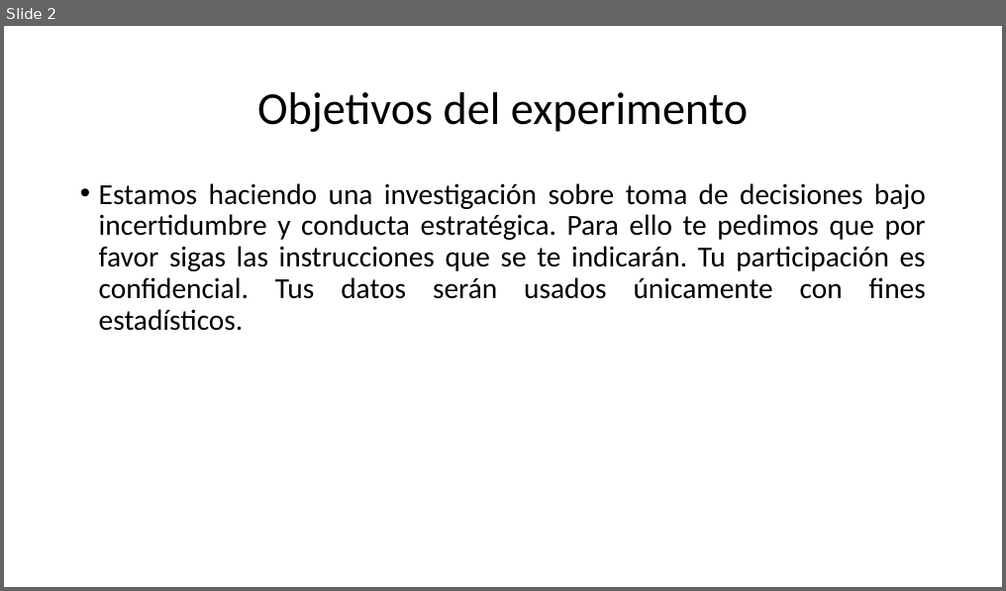
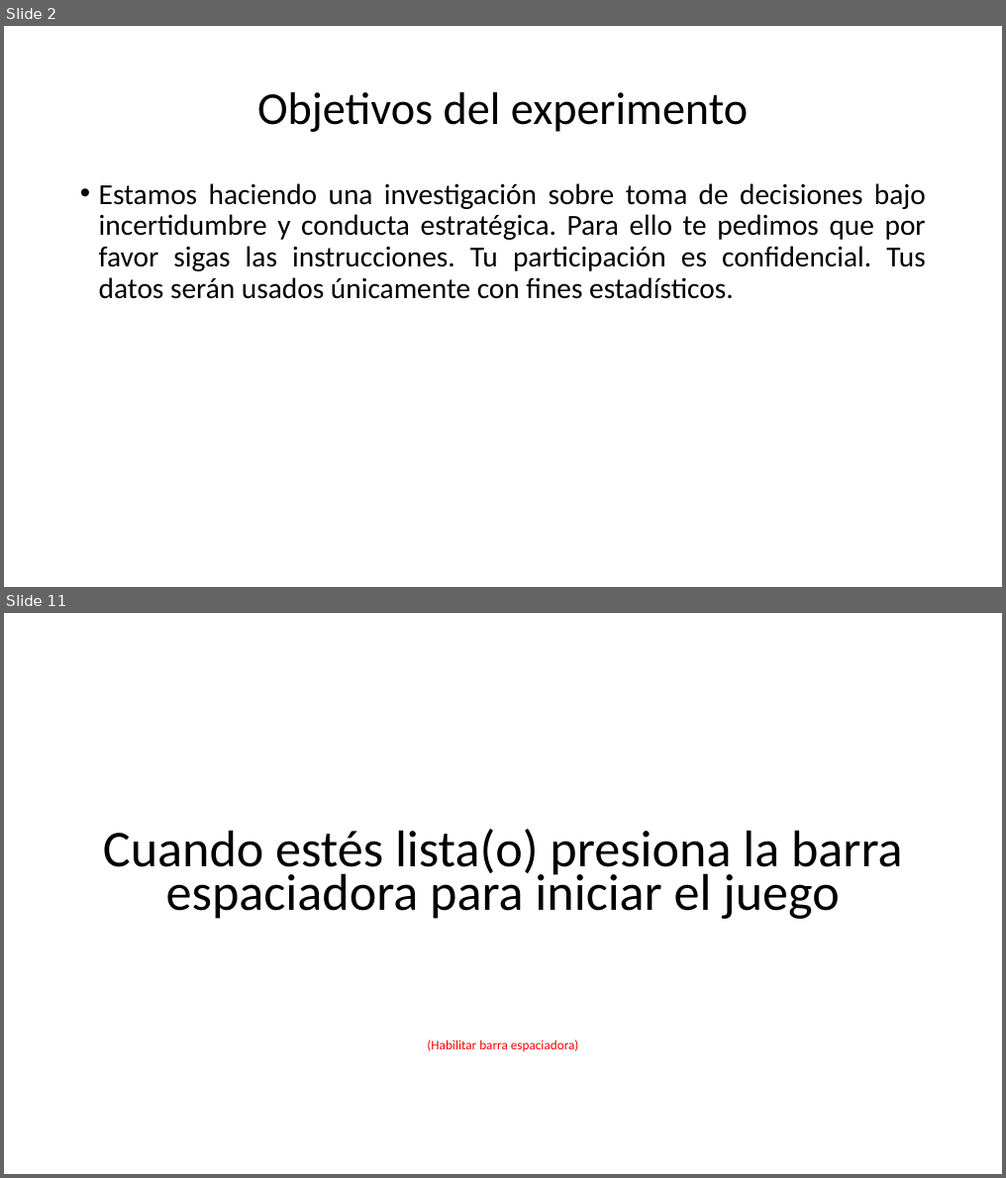
Before and after one commit to ManuelVU/Games-and-Quantal-Equilibrium, a slide deck: Instrucciones.pptx. Shown one above the other, each under a label of ours: slide 2 before the commit, slides 2 and 11 after it; the slides between them are not shown. The pictures are 1006x591 and 1006x1178 pixels, drawn with LibreOffice and Linux fonts; fonts in the diff are those of the drawing. Boxes give left, top, right and bottom in pixels: in the first picture for what was removed or moved away, otherwise in the second. Text is boxed around its words. In the diff, an @@ line names an element or a change of style, - is before the commit and + after.

```diff
--- a/Instrucciones.pptx
+++ b/Instrucciones.pptx
@@ slide 11 added at (x1=4, y1=613, x2=1002, y2=1174), background #FFFFFF @@
@@ text added at (x1=103, y1=829, x2=903, y2=1052), 49.7 pt, text #000000 @@
+Cuando estés lista(o) presiona la barra espaciadora para iniciar el juego
+(Habilitar barra espaciadora)
@@ slide 2 changed as well @@
@@ text at (x1=99, y1=183, x2=926, y2=299): text changed @@
-• Estamos haciendo una investigación sobre toma de decisiones bajo incertidumbre y conducta estratégica. Para ello te pedimos que por favor sigas las instrucciones que se te indicarán. Tu participación es confidencial. Tus datos serán usados únicamente con fines estadísticos.
+• Estamos haciendo una investigación sobre toma de decisiones bajo incertidumbre y conducta estratégica. Para ello te pedimos que por favor sigas las instrucciones. Tu participación es confidencial. Tus datos serán usados únicamente con fines estadísticos.
```
Also in this commit, not shown: 3 other slides changed, 10 other slides added, 1 slide removed.
